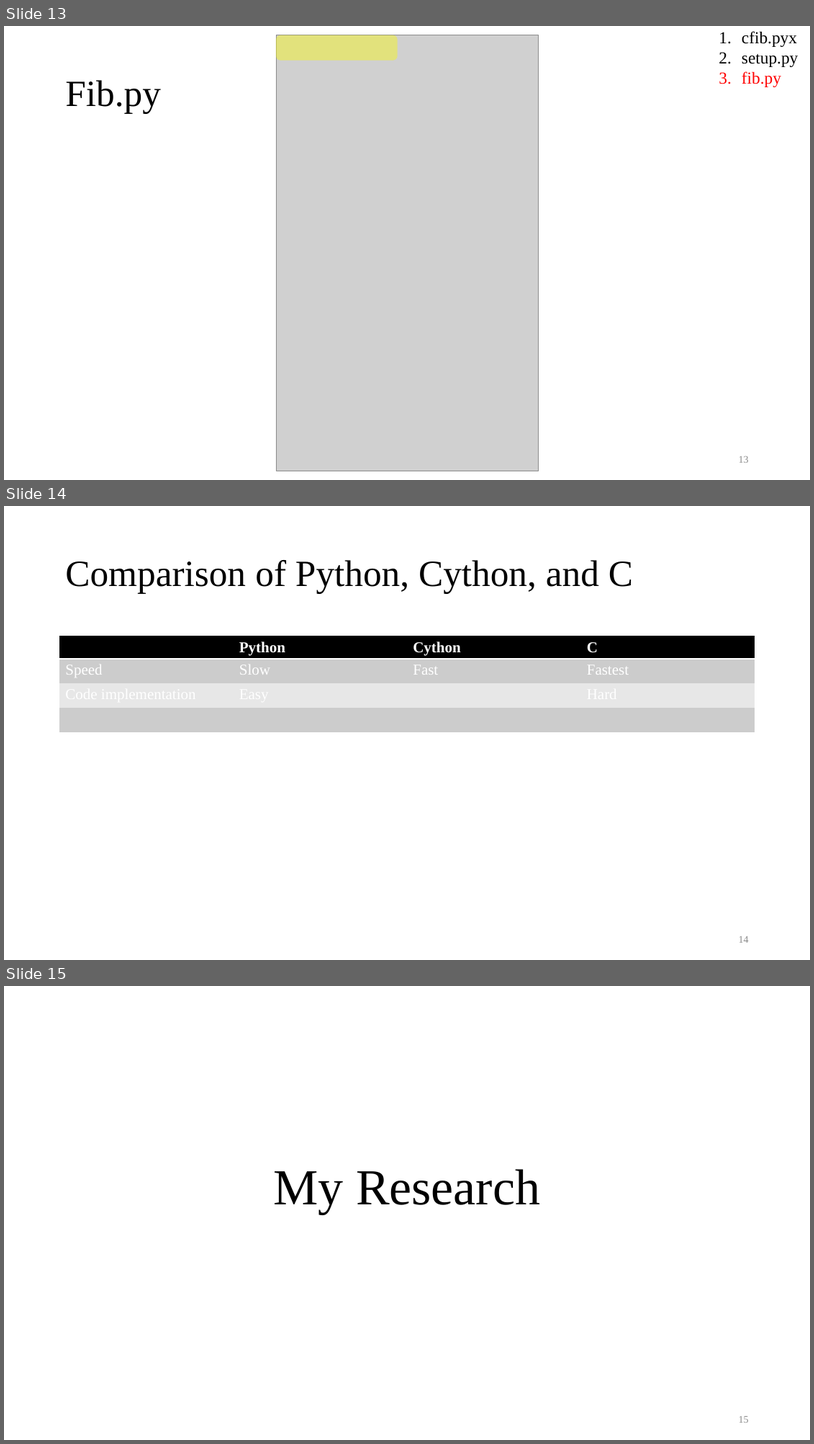
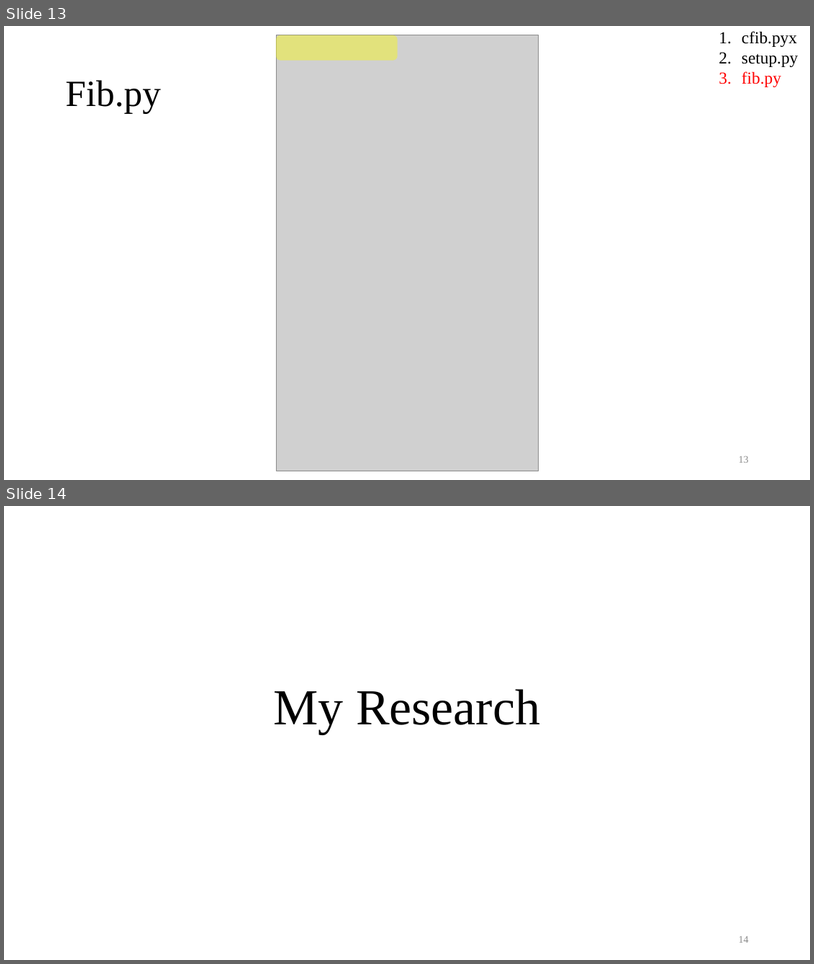
Before and after one commit to Ch-EnShen/intro_to_cp_I_mid, a slide deck: Introduction to cython.pptx. Shown one above the other, each under a label of ours: slides 13, 14 and 15 before the commit, slides 13 and 14 after it. The pictures are 814x1444 and 814x964 pixels, drawn with LibreOffice and Linux fonts; fonts in the diff are those of the drawing; grey boxes stand for pictures. Boxes give left, top, right and bottom in pixels: in the first picture for what was removed or moved away, otherwise in the second. Text is boxed around its words. In the diff, an @@ line names an element or a change of style, - is before the commit and + after.

```diff
--- a/Introduction to cython.pptx
+++ b/Introduction to cython.pptx
@@ slide 14 removed at (4, 506, 810, 960), background #FFFFFF @@
@@ title removed at (65, 560, 633, 593) @@
-Comparison of Python, Cython, and C
@@ table removed at (59, 636, 756, 734), 4 rows, 4 columns @@
- | Python | Cython | C
-Speed | Slow | Fast | Fastest
-Code implementation | Easy |  | Hard
- |  |  | 
@@ page number removed at (739, 936, 749, 942) @@
-14
@@ what was slide 15 is now slide 14 @@
@@ page number at (739, 936, 749, 942): text changed @@
-15
+14
```
Also in this commit, not shown: 7 slides changed, 1 slide added, 1 other slide removed, 2 other files.
